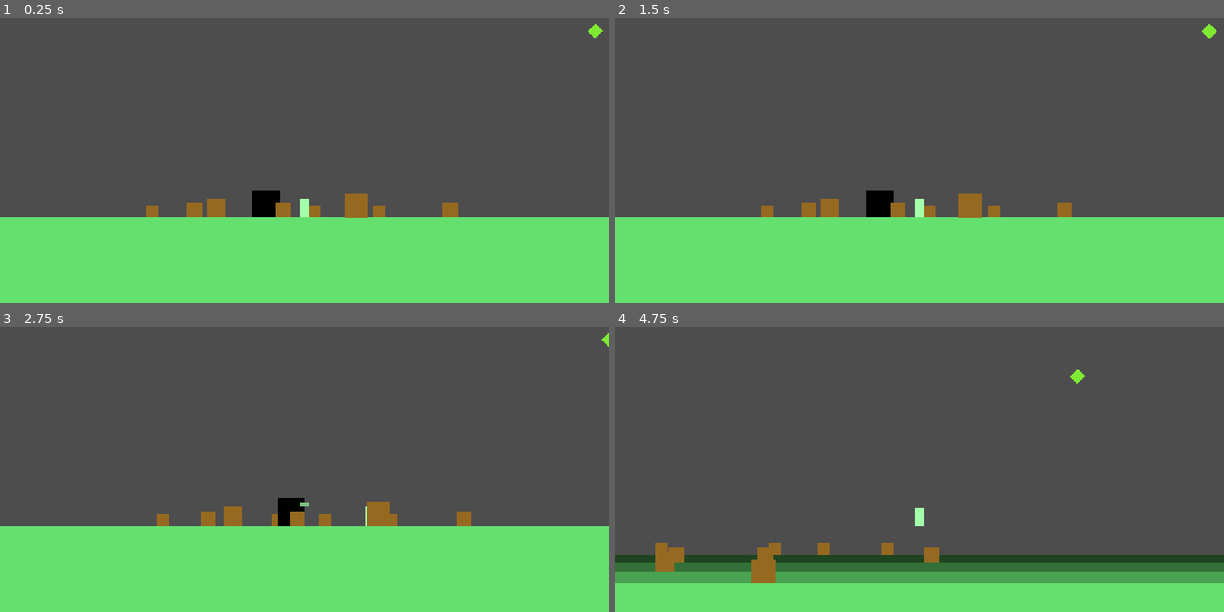
Above: before the commit, frames 1-4 (two rows, left to right).
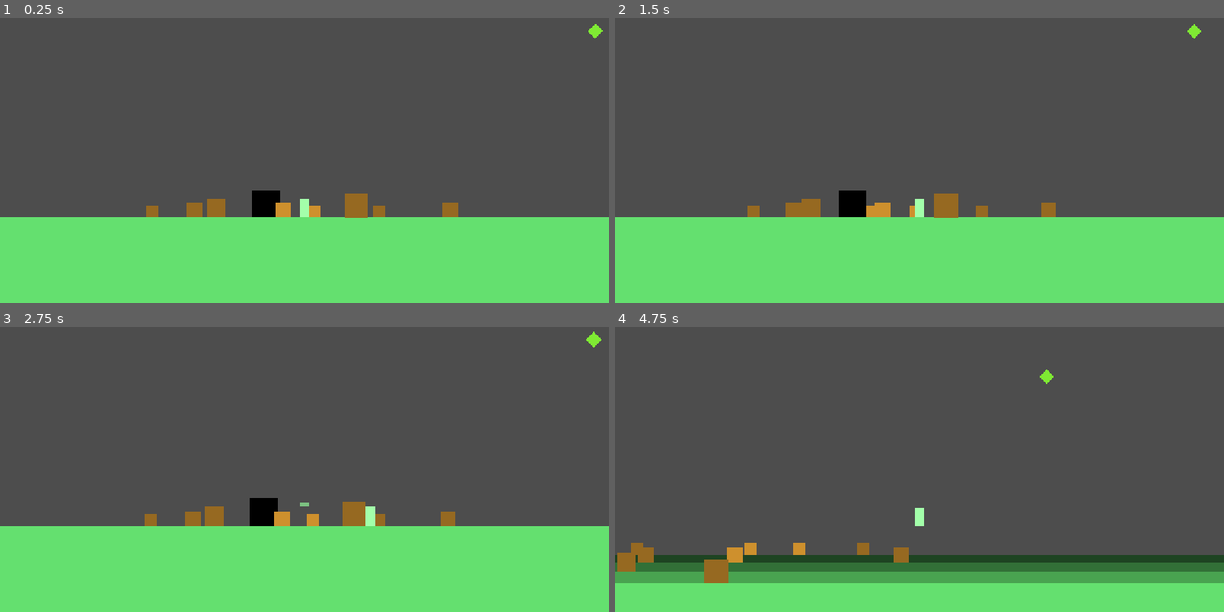
Above: after the commit, the same moments.

Repository: LZJ223/PICTOUR
Game: Godot game, scene res://Prototype_Game.tscn
Same seed, same stepped clock (60 frames per second), same inputs: the game is played once before the commit and once after it.
Inputs (mouse positions are in pixels of both pictures, inside the frame that each line leads up to):
- Up to frame 1 (0.25 s): no input
- Up to frame 2 (1.5 s): tap Enter at 0.5 s; move the mouse to (1053, 114) at 0.52 s; hold Shift (UAV) 0.53-1.28 s; hold D (move_right) from 0.53 s (still down); tap Space (jump) at 0.77 s; move the mouse to (797, 149) at 1.27 s; tap Shift (UAV) at 1.35 s
- Up to frame 3 (2.75 s): tap Space (jump) at 1.52 s; move the mouse to (365, 366) at 2.02 s; release D (move_right) at 2.03 s; press the mouse at (365, 366) at 2.03 s; hold A (move_left) from 2.03 s (still down); tap Shift (UAV) at 2.3 s
- Up to frame 4 (4.75 s): move the mouse to (889, 509) at 2.77 s; release A (move_left) at 2.78 s; release the mouse at (889, 509) at 2.78 s; hold D (move_right) 2.78-4.28 s; tap Shift (UAV) at 2.85, 4.55 s; tap Space (jump) at 3.02, 3.77, 4.52 s; move the mouse to (1102, 492) at 3.52 s; hold Shift (UAV) 3.53-4.28 s; move the mouse to (736, 389) at 4.27 s; hold A (move_left) from 4.28 s (still down); click (736, 389) at 4.35 s

The runs differ from the first frame. In frame 1, 0.2% of the frame differs, in the area x 45-53%, y 64-70%; in frame 2, 2.7%, in the area x 21-99%, y 2-71%; in frame 3, 2.7%; in frame 4, 2.6%.

Commit message:
物体换层与玩家图层轮换的碰撞检测
物体换层与玩家图层轮换的碰撞检测
无人机收回时跳过检测
地面接触容差处理
碰撞箱统一为 CollisionPolygon2D
换层变换计算去重
涉及文件、验证结果及后续注意事项

Diff:
--- a/Component/Object/Box/Box.tscn
+++ b/Component/Object/Box/Box.tscn
@@ -2,17 +2,11 @@
 
 [ext_resource type="Script" uid="uid://cby3g7862frru" path="res://Component/Object/Box/Box.gd" id="1_koqq6"]
 
-[sub_resource type="RectangleShape2D" id="RectangleShape2D_nwjy5"]
-size = Vector2(40, 40)
-
-[sub_resource type="RectangleShape2D" id="RectangleShape2D_cyepm"]
-size = Vector2(40, 40)
-
 [node name="Box" type="RigidBody2D" unique_id=330834349]
 script = ExtResource("1_koqq6")
 
-[node name="CollisionBox" type="CollisionShape2D" parent="." unique_id=2027003969]
-shape = SubResource("RectangleShape2D_nwjy5")
+[node name="CollisionBox" type="CollisionPolygon2D" parent="." unique_id=1721576407]
+polygon = PackedVector2Array(20, 20, 20, -20, -20, -20, -20, 20)
 
 [node name="VisualRoot" type="Node2D" parent="." unique_id=817137210]
 
@@ -30,5 +24,5 @@
 monitoring = false
 monitorable = false
 
-[node name="CollisionShape2D" type="CollisionShape2D" parent="VisualRoot/Area2D" unique_id=565012821]
-shape = SubResource("RectangleShape2D_cyepm")
+[node name="CollisionShape2D" type="CollisionPolygon2D" parent="VisualRoot/Area2D" unique_id=1689027673]
+polygon = PackedVector2Array(20, 20, 20, -20, -20, -20, -20, 20)
--- a/Component/Object/Layer_Object.gd
+++ b/Component/Object/Layer_Object.gd
@@ -11,7 +11,7 @@
 @export var can_leave_shadow: bool = false
 @export var can_be_shadowed: bool = false
 ## 子节点信息
-@onready var collision_box: Node2D = $CollisionBox
+@onready var collision_box: CollisionPolygon2D = $CollisionBox
 @onready var visual_root: Node2D = $VisualRoot
 var owner_layer: DepthLayer
 ## 影子信息
@@ -27,15 +27,14 @@
 	update_layer_slot()
 
 ## 图层切换
-func transfer_to(target_layer: DepthLayer, anchor_position: Vector2) -> void:
+func transfer_to(target_layer: DepthLayer, target_transform: Transform2D, target_collision_transform: Transform2D) -> void:
 	## 可行性检测
 	if not can_transfer:
 		return
 	## 改变属性
 	reparent(target_layer, false)
-	var ratio : float = Global.layer_scales[owner_layer.slot] / Global.layer_scales[target_layer.slot]
-	position = anchor_position + (position - anchor_position) * ratio
-	collision_box.scale *= ratio
+	global_transform = target_transform
+	collision_box.transform = target_collision_transform
 	owner_layer = target_layer
 	update_layer_slot()
 
--- a/Component/Object/Shadowed_Geometry/Shadowed_Geometry.tscn
+++ b/Component/Object/Shadowed_Geometry/Shadowed_Geometry.tscn
@@ -20,7 +20,7 @@
 width = 8.0
 
 [node name="Polygon2D" type="Polygon2D" parent="VisualRoot" unique_id=859248024]
-color = Color(0.59, 0.41358995, 0.1298, 1)
+color = Color(0.81, 0.56781, 0.17820002, 1)
 polygon = PackedVector2Array(20, 20, 20, -20, -20, -20, -20, 20)
 
 [node name="Area2D" type="Area2D" parent="VisualRoot" unique_id=1324729838]
--- a/Component/Player/Player.tscn
+++ b/Component/Player/Player.tscn
@@ -2,23 +2,17 @@
 
 [ext_resource type="Script" uid="uid://mjogndgqblf" path="res://Component/Player/Player_Controller.gd" id="1_bmrpg"]
 
-[sub_resource type="RectangleShape2D" id="RectangleShape2D_cyepm"]
-size = Vector2(20, 10)
-
-[sub_resource type="RectangleShape2D" id="RectangleShape2D_vdobj"]
-size = Vector2(20, 40)
-
 [node name="Player" type="CharacterBody2D" unique_id=743403745]
 script = ExtResource("1_bmrpg")
 
-[node name="CollisionBox_UAV" type="CollisionShape2D" parent="." unique_id=1896861087]
+[node name="CollisionBox_UAV" type="CollisionPolygon2D" parent="." unique_id=220988333]
 visible = false
 position = Vector2(0, -46)
-shape = SubResource("RectangleShape2D_cyepm")
+polygon = PackedVector2Array(10, 5, 10, -5, -10, -5, -10, 5)
 
-[node name="CollisionBox_Body" type="CollisionShape2D" parent="." unique_id=711116522]
+[node name="CollisionBox_Body" type="CollisionPolygon2D" parent="." unique_id=504041598]
 position = Vector2(0, -20)
-shape = SubResource("RectangleShape2D_vdobj")
+polygon = PackedVector2Array(10, 20, 10, -20, -10, -20, -10, 20)
 
 [node name="Visual_Body" type="Polygon2D" parent="." unique_id=1032413386]
 color = Color(0.64, 1, 0.66999996, 1)
--- a/Component/Player/Player_Controller.gd
+++ b/Component/Player/Player_Controller.gd
@@ -12,8 +12,8 @@
 @export var UAV_friction_deceleration: float = 20
 @export var UAV_distance: float = 400
 ## 节点信息
-@onready var body_collision_box: CollisionShape2D = $CollisionBox_Body
-@onready var UAV_collision_box: CollisionShape2D = $CollisionBox_UAV
+@onready var body_collision_box: CollisionPolygon2D = $CollisionBox_Body
+@onready var UAV_collision_box: CollisionPolygon2D = $CollisionBox_UAV
 @onready var body_visual: Polygon2D = $Visual_Body
 @onready var UAV_visual: Polygon2D = $Visual_UAV
 ## 状态信息
@@ -27,7 +27,6 @@
 ## 准备阶段绑定信号
 func _ready() -> void:
 	activated = true
-	SignalSystem.layer_cycle.connect(collision_group_change)
 	SignalSystem.UAV_activate.connect(UAV_activate)
 
 ## 人物移动逻辑
@@ -82,7 +81,7 @@
 	else:
 		var player_body_layer: DepthLayer = player_body.find_owner_layer()
 		while player_body_layer.slot != Global.current_layer_index:
-			SignalSystem.layer_cycle.emit(1)
+			SignalSystem.layer_cycle.emit(1, false)
 		position = player_body.position
 		scale = player_body.collision_box.scale
 		player_body.queue_free()
--- a/System_Script/Layer_Controller_System.gd
+++ b/System_Script/Layer_Controller_System.gd
@@ -2,6 +2,8 @@
 
 class_name LayerControllerSystem
 extends Node
+
+const COLLISION_TOLERANCE := 0.5
 
 func _ready() -> void:
 	Global.discover_scene_nodes(get_parent())
@@ -16,7 +18,18 @@
 		layer.apply_slot_state(Global.camera.global_position)
 
 ## 图层轮换
-func cycle(direction: int) -> void:
+func cycle(direction: int, check_collision: bool = true) -> void:
+	if check_collision:
+		var target_slot: int = posmod(Global.current_layer_index - direction, Global.layer_count)
+		var target_layer: DepthLayer = Global.get_layer_at_slot(target_slot)
+		var player_collision: CollisionPolygon2D = (
+			Global.player.UAV_collision_box
+			if Global.player.UAV_activated
+			else Global.player.body_collision_box
+		)
+		if _has_collision(Global.player, player_collision, target_layer, player_collision.global_transform):
+			return
+	Global.player.collision_group_change(direction)
 	for layer in Global.layers:
 		layer.slot = posmod(layer.slot + direction, Global.layer_count)
 		for object in layer.get_children():
@@ -29,4 +42,36 @@
 	if slot < 0 or slot >= Global.layer_count:
 		return
 	var target_layer: DepthLayer = Global.get_layer_at_slot(slot)
-	object.transfer_to(target_layer, Global.camera.global_position)
+	var ratio: float = Global.layer_scales[object.owner_layer.slot] / Global.layer_scales[slot]
+	var object_transform: Transform2D = object.global_transform
+	object_transform.origin = Global.camera.global_position + (object.global_position - Global.camera.global_position) * ratio
+	var collision_transform: Transform2D = object.collision_box.transform
+	collision_transform.x *= ratio
+	collision_transform.y *= ratio
+	if _has_collision(object, object.collision_box, target_layer, object_transform * collision_transform):
+		return
+	object.transfer_to(target_layer, object_transform, collision_transform)
+
+## 检测候选碰撞箱是否与目标图层中的物理体重叠
+func _has_collision(body: PhysicsBody2D, collision_box: CollisionPolygon2D, target_layer: DepthLayer, candidate_transform: Transform2D) -> bool:
+	if collision_box.disabled or collision_box.polygon.size() < 3:
+		return false
+	## 碰撞检测
+	var query := PhysicsShapeQueryParameters2D.new()
+	var excluded: Array[RID] = [body.get_rid()]
+	query.transform = candidate_transform
+	query.collision_mask = 1 << target_layer.layer_id
+	query.exclude = excluded
+	query.collide_with_bodies = true
+	query.collide_with_areas = false
+	query.margin = 0.0
+	var space := body.get_world_2d().direct_space_state
+	for polygon in Geometry2D.decompose_polygon_in_convex(collision_box.polygon):
+		var shape := ConvexPolygonShape2D.new()
+		shape.points = polygon
+		query.shape = shape
+		var contacts: Array[Vector2] = space.collide_shape(query, 32)
+		for index in range(0, contacts.size() - 1, 2):
+			if contacts[index].distance_to(contacts[index + 1]) > COLLISION_TOLERANCE:
+				return true
+	return false
--- a/System_Script/Shadow_Controller_System.gd
+++ b/System_Script/Shadow_Controller_System.gd
@@ -39,9 +39,9 @@
 		var plans: Array[CutPlan] = []
 		for child in target_layer.get_children().duplicate():
 			if child is LayerObject:
-				if not child.can_be_shadowed or not child.collision_box is CollisionPolygon2D:
+				if not child.can_be_shadowed:
 					continue
-				var source_polygon: PackedVector2Array = _polygon_to_world((child.collision_box as CollisionPolygon2D).polygon, child.collision_box.global_transform)
+				var source_polygon: PackedVector2Array = _polygon_to_world(child.collision_box.polygon, child.collision_box.global_transform)
 				var pieces: Array[PackedVector2Array] = _subtract_shadows(source_polygon, shadows)
 				if _polygons_area(pieces) < abs(_polygon_area(source_polygon)) - BOOLEAN_AREA_EPSILON:
 					plans.append(CutPlan.new(child, pieces))
--- a/System_Script/Signal.gd
+++ b/System_Script/Signal.gd
@@ -2,7 +2,7 @@
 
 extends Node
 ## 信号定义
-signal layer_cycle(direction: int)
+signal layer_cycle(direction: int, check_collision: bool)
 signal layer_change(direction: int, object: LayerObject)
 signal UAV_activate()
 signal shadow_boolean()
@@ -22,10 +22,10 @@
 	## 键盘交互
 	if Global.object_selected == null:
 		if event.is_action_pressed("forward"):
-			layer_cycle.emit(1)
+			layer_cycle.emit(1, true)
 			timer_reset()
 		elif event.is_action_pressed("backward"):
-			layer_cycle.emit(-1)
+			layer_cycle.emit(-1, true)
 			timer_reset()
 	else:
 		if event.is_action_pressed("forward"):
Not shown, added: Project_Logs/开发日志_2026-10-10.md
